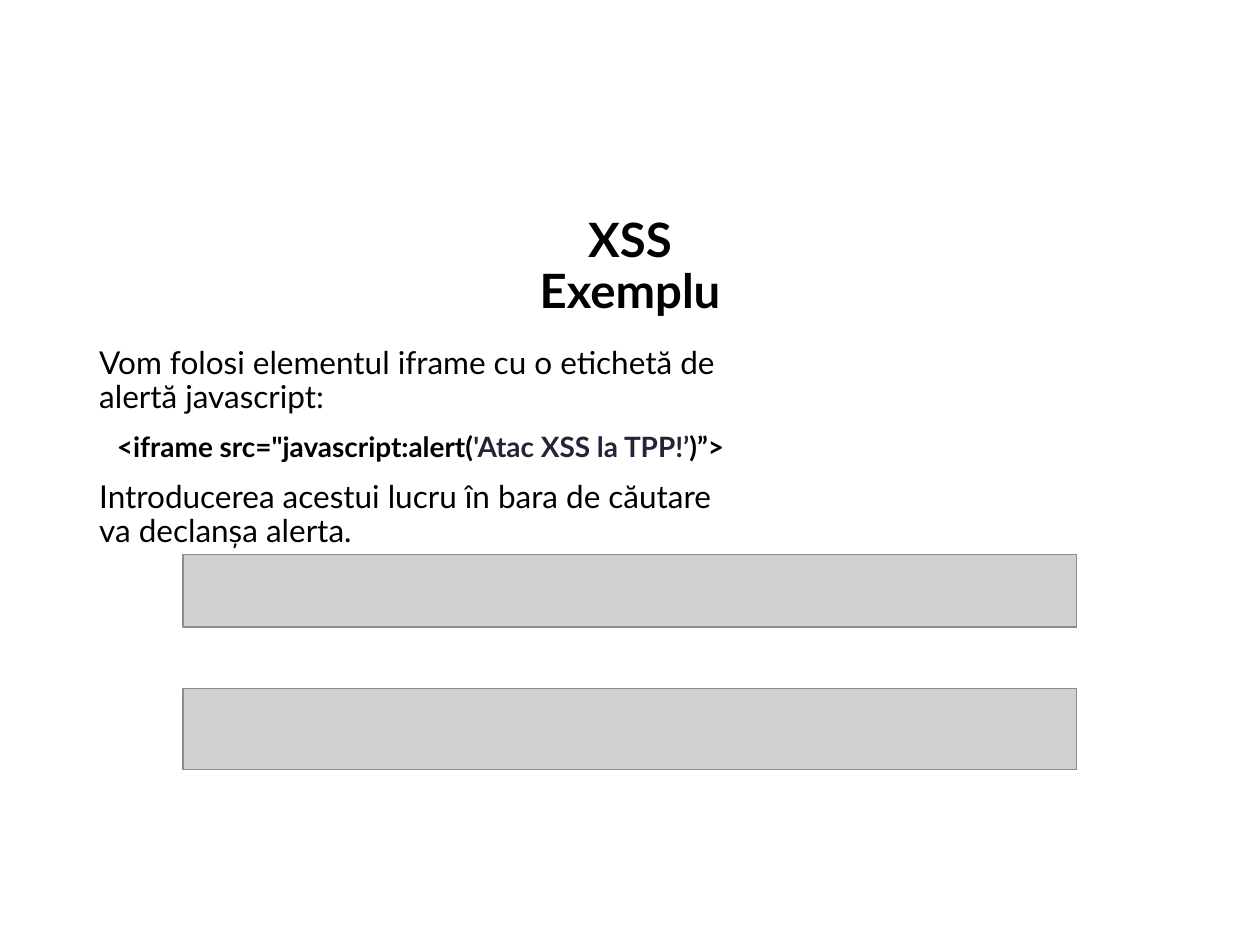
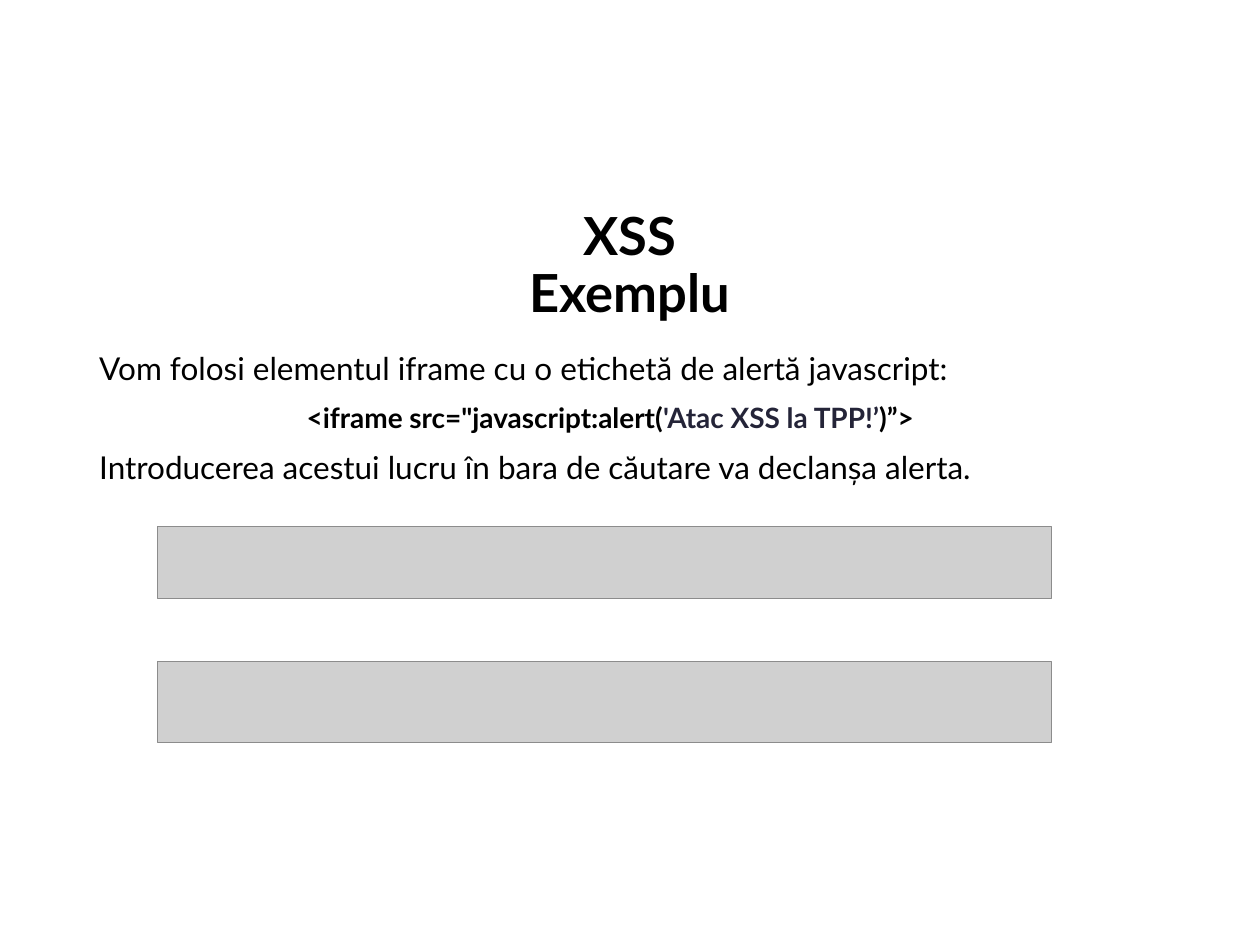
Before and after one commit to Xeoga/UTM_materiale, a slide deck: slide 8 of Sem_II/TPP/LI/SI-211_Chirita_Stanislav_TPP_LI_Securizarea_aplicaţiilor_web.pptx. Drawn at 1260x945 pixels with LibreOffice and Linux fonts; fonts in the diff are those of the drawing; grey boxes stand for pictures; background and template pictures are left out. Boxes give left, top, right and bottom in pixels: in the first picture for what was removed or moved away, otherwise in the second. Text is boxed around its words. In the diff, an @@ line names an element or a change of style, - is before the commit and + after.

```diff
--- a/Sem_II/TPP/LI/SI-211_Chirita_Stanislav_TPP_LI_Securizarea_aplicaţiilor_web.pptx
+++ b/Sem_II/TPP/LI/SI-211_Chirita_Stanislav_TPP_LI_Securizarea_aplicaţiilor_web.pptx
@@ title "XSS Exemplu" at (x1=530, y1=216, x2=731, y2=321): size 27 to 30 pt @@
@@ text "Vom folosi elementul iframe cu ..." rewrapped from (x1=99, y1=350, x2=724, y2=548) to (x1=99, y1=356, x2=970, y2=485) @@
@@ picture moved from (x1=183, y1=554, x2=1076, y2=626) to (x1=158, y1=527, x2=1051, y2=598) @@
@@ picture moved from (x1=183, y1=688, x2=1076, y2=770) to (x1=158, y1=662, x2=1051, y2=743) @@
```
Also in this commit, not shown: 9 other slides changed, 1 other file.
